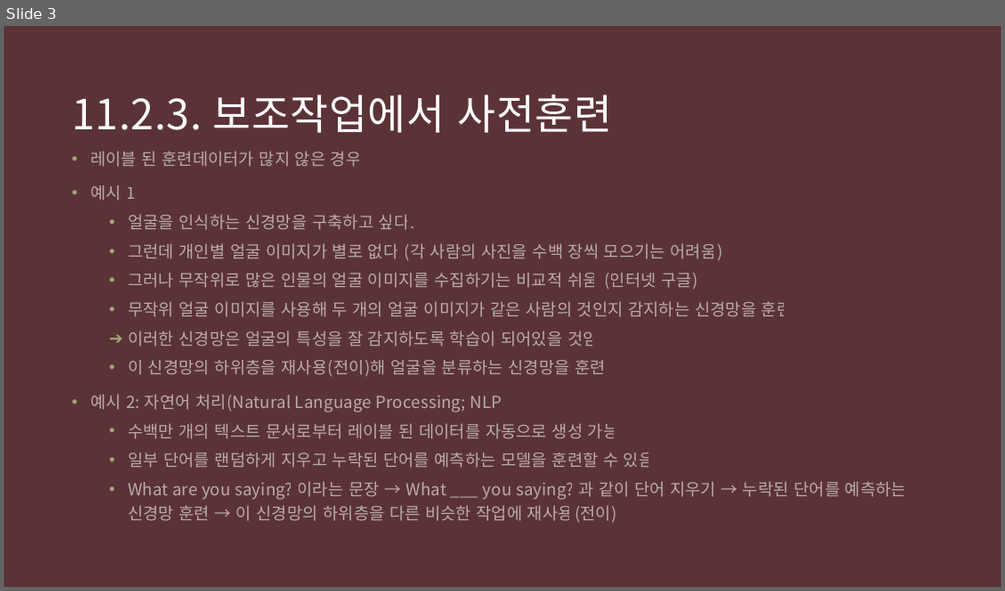
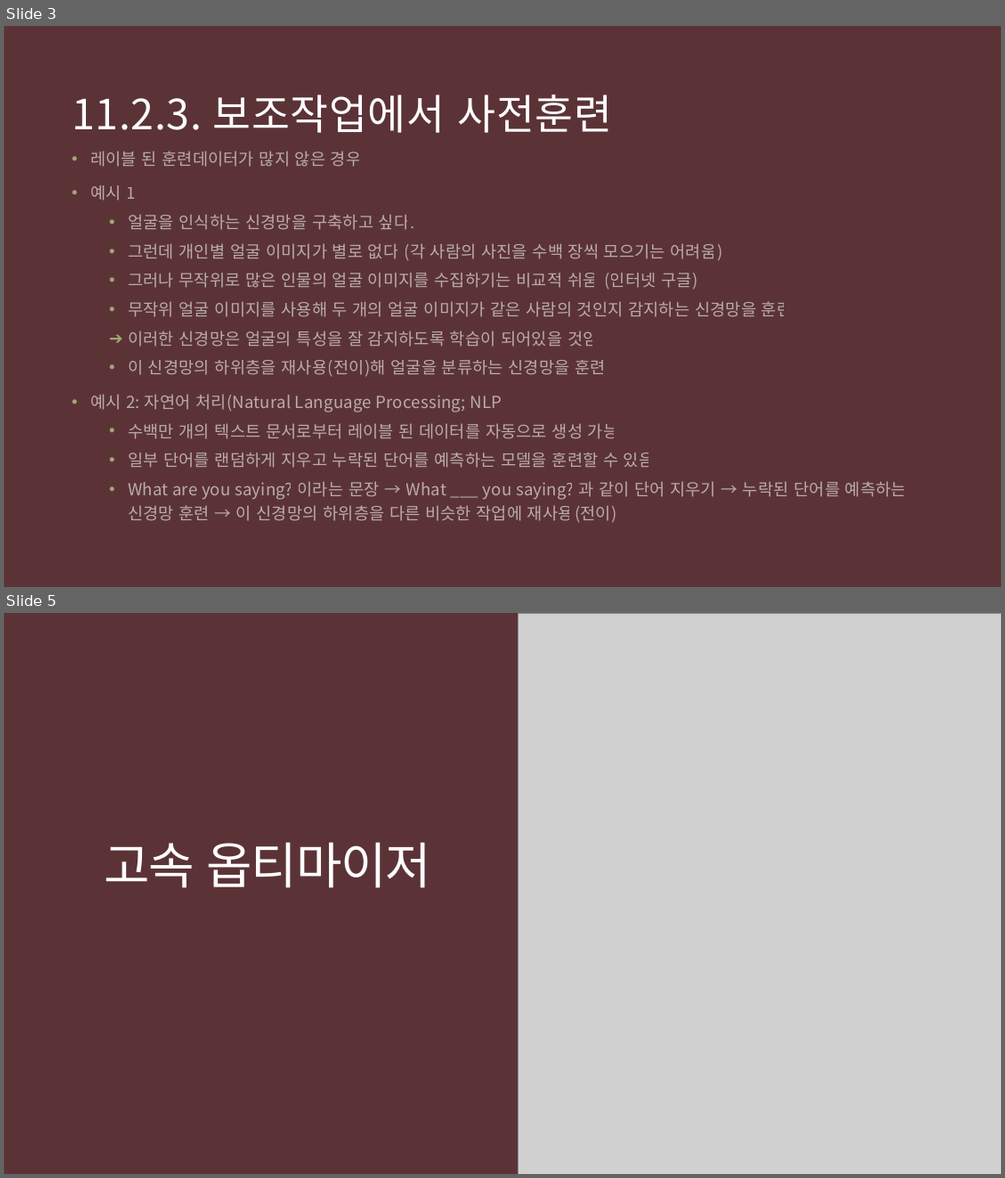
Before and after one commit to Kwan-Gu/data_science, a slide deck: ML/HandsOn/11_2_2_비지도사전훈련.pptx. Shown one above the other, each under a label of ours: slide 3 before the commit, slides 3 and 5 after it; the slides between them are not shown. The pictures are 1005x591 and 1005x1178 pixels, drawn with LibreOffice and Linux fonts; fonts in the diff are those of the drawing; grey boxes stand for pictures. Boxes give left, top, right and bottom in pixels: in the first picture for what was removed or moved away, otherwise in the second. Text is boxed around its words. In the diff, an @@ line names an element or a change of style, - is before the commit and + after.

```diff
--- a/ML/HandsOn/11_2_2_비지도사전훈련.pptx
+++ b/ML/HandsOn/11_2_2_비지도사전훈련.pptx
@@ slide 5 added at <box>4,613,1001,1174</box>, background #412427; not listed: 1 template element that a slide beside it also shows @@
@@ picture added at <box>518,613,1001,1174</box> @@
@@ title added at <box>104,842,432,888</box>, 48 pt, text #FFFFFF @@
+고속 옵티마이저
```
Also in this commit, not shown: 1 slide changed, 3 other slides added, 1 other file.
